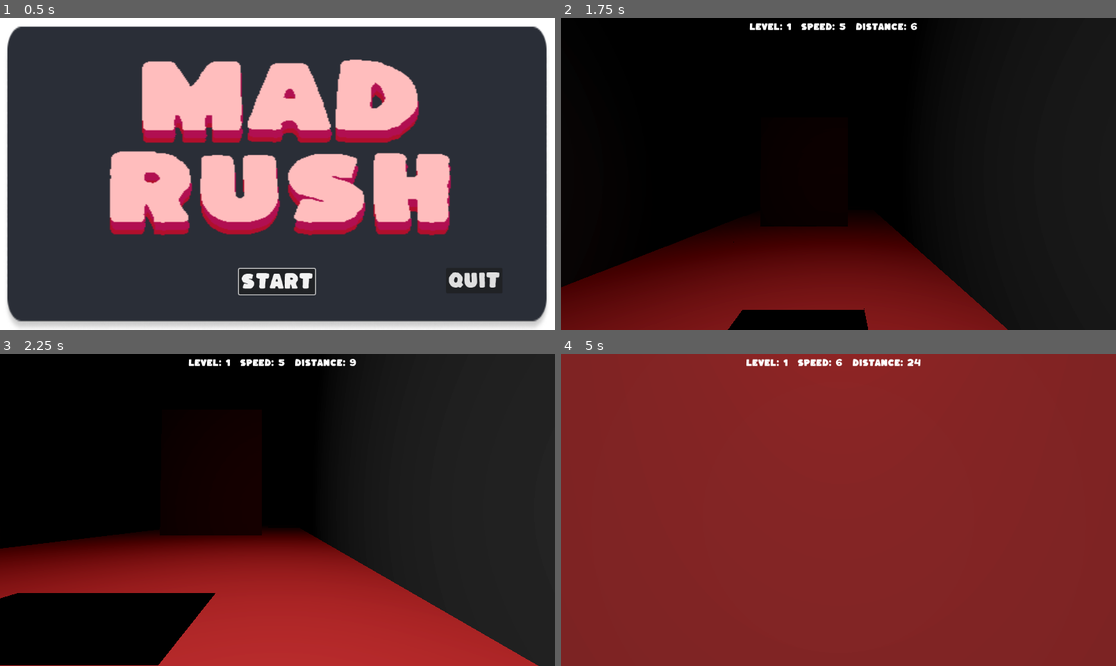
Above: before the commit, frames 1-4 (two rows, left to right).
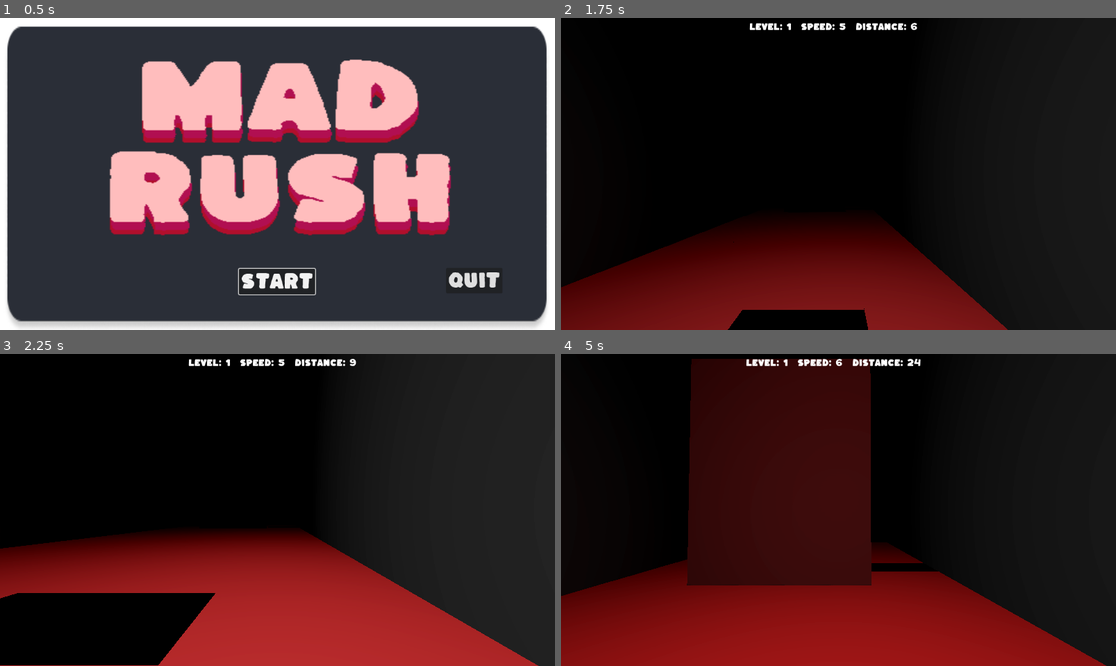
Above: after the commit, the same moments.

Repository: finalsabbath/3d-runner
Game: Godot game, scene res://scenes/main_menu.tscn
Two runs of this game, one before a commit and one after it. Both use one fixed random seed, a clock stepped at 60 frames per second and the inputs below.
Inputs:
- Up to frame 1 (0.5 s): no input
- Up to frame 2 (1.75 s): click "Start" at 0.5 s; hold Right (move_right) from 1.28 s (still down); tap Space (jump) at 1.52 s
- Up to frame 3 (2.25 s): release Right (move_right) at 2.03 s; hold Down (ui_down) from 2.03 s (still down)
- Up to frame 4 (5 s): tap Space (jump) at 2.27, 3.77, 4.52 s; release Down (ui_down) at 2.78 s; hold Right (move_right) 2.78-3.53 s; hold Up (ui_up) 3.53-4.28 s; hold Left (move_left) from 4.28 s (still down)

Frame 1 is identical in both runs. In frame 2, 0.1% of the frame differs, in the area x 35-52%, y 65-67%; in frame 3, 0.1%; in frame 4, 84%, in the area x 0-100%, y 0-100%.

Commit message:
adjust obstacle placement and amount to make it a bit less challenging

Diff:
--- a/3d-runner/scripts/controllers/terrain_controller.gd
+++ b/3d-runner/scripts/controllers/terrain_controller.gd
@@ -61,7 +61,7 @@
 		_add_obstacles(appending_block)
 
 func _add_obstacles(block: Node3D) -> void:
-	var num_obstacles = (GameState.current_level*2)+1
+	var num_obstacles = GameState.current_level + 1
 	if num_obstacles > MAX_OBSTACLES:
 		num_obstacles = MAX_OBSTACLES
 	if !debug_enabled:
@@ -69,7 +69,8 @@
 		for i in range(num_obstacles):
 			var new_obstacle = GameState.Obstacles.pick_random().instantiate()
 			new_obstacle.position.x = _get_obstacle_position(new_obstacle.type)
-			new_obstacle.position.z -= i * 3
+			var separation: float = TERRAIN_LENGTH/num_obstacles/2
+			new_obstacle.position.z -= (i+1) * separation
 			new_obstacle.add_to_group("death_blocks")
 			block.add_child(new_obstacle)
 
